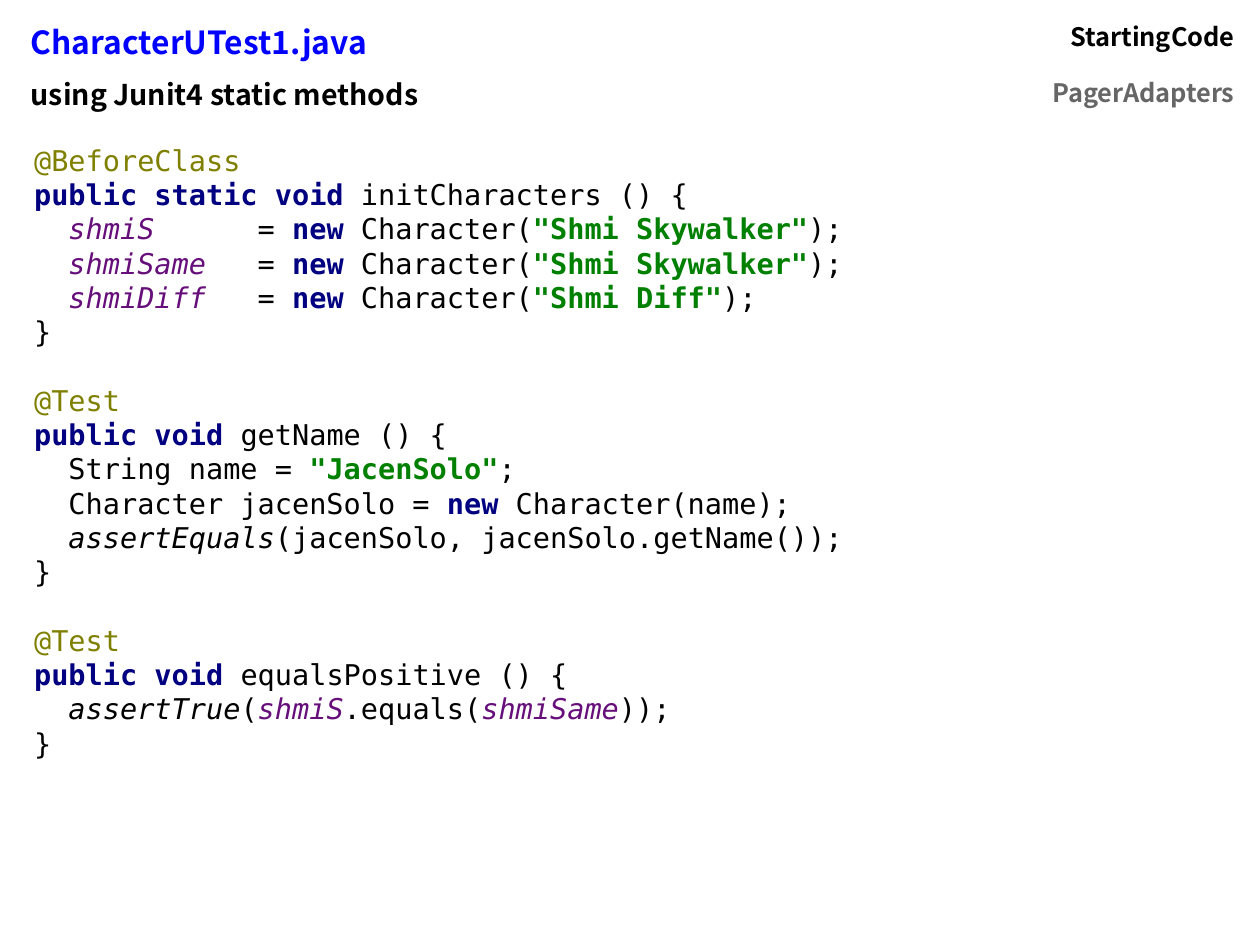
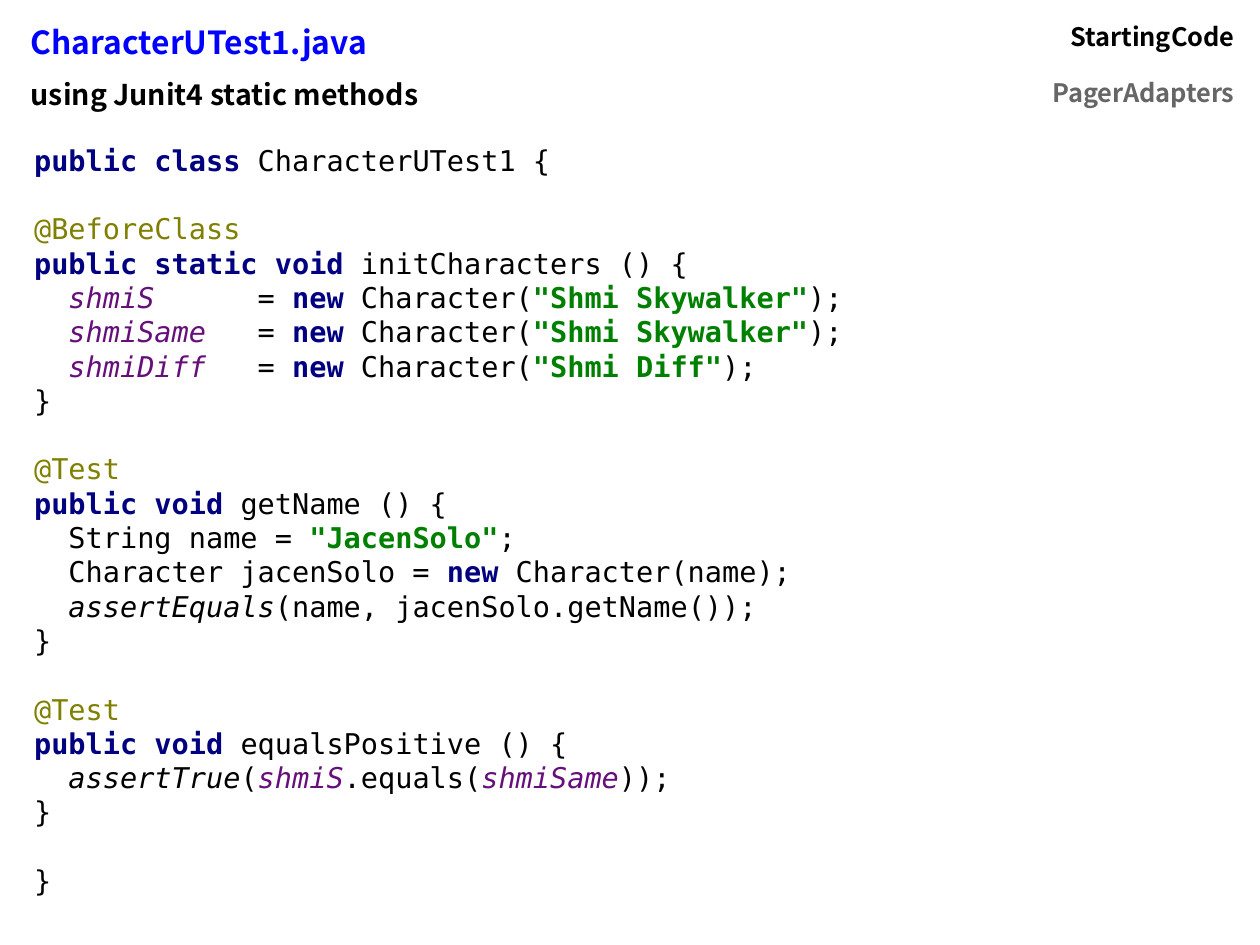
Before and after one commit to flocela/PagerAdaptersHandouts, a slide deck: slide 7 of PagerAdapterPresentation.odp (slide 5 before the commit). Drawn at 1260x945 pixels with LibreOffice and Linux fonts; fonts in the diff are those of the drawing. Boxes give left, top, right and bottom in pixels: in the first picture for what was removed or moved away, otherwise in the second. Text is boxed around its words. In the diff, an @@ line names an element or a change of style, - is before the commit and + after.

```diff
--- a/PagerAdapterPresentation.odp
+++ b/PagerAdapterPresentation.odp
@@ text at (34, 148, 842, 794): text changed @@
-@BeforeClass
-public static void initCharacters () {
-shmiS = new Character("Shmi Skywalker");
-shmiSame = new Character("Shmi Skywalker");
-shmiDiff = new Character("Shmi Diff");
-}
-@Test
-public void getName () {
-String name = "JacenSolo";
-Character jacenSolo = new Character(name);
-assertEquals(jacenSolo, jacenSolo.getName());
-}
-@Test
-public void equalsPositive () {
-assertTrue(shmiS.equals(shmiSame));
-}
+public class CharacterUTest1 {
+@BeforeClass
+public static void initCharacters () {
+shmiS = new Character("Shmi Skywalker");
+shmiSame = new Character("Shmi Skywalker");
+shmiDiff = new Character("Shmi Diff");
+}
+@Test
+public void getName () {
+String name = "JacenSolo";
+Character jacenSolo = new Character(name);
+assertEquals(name, jacenSolo.getName());
+}
+@Test
+public void equalsPositive () {
+assertTrue(shmiS.equals(shmiSame));
+}
+}
```
Also in this commit, not shown: 10 other slides changed, 6 slides added, 8 slides removed, 3 other files.
